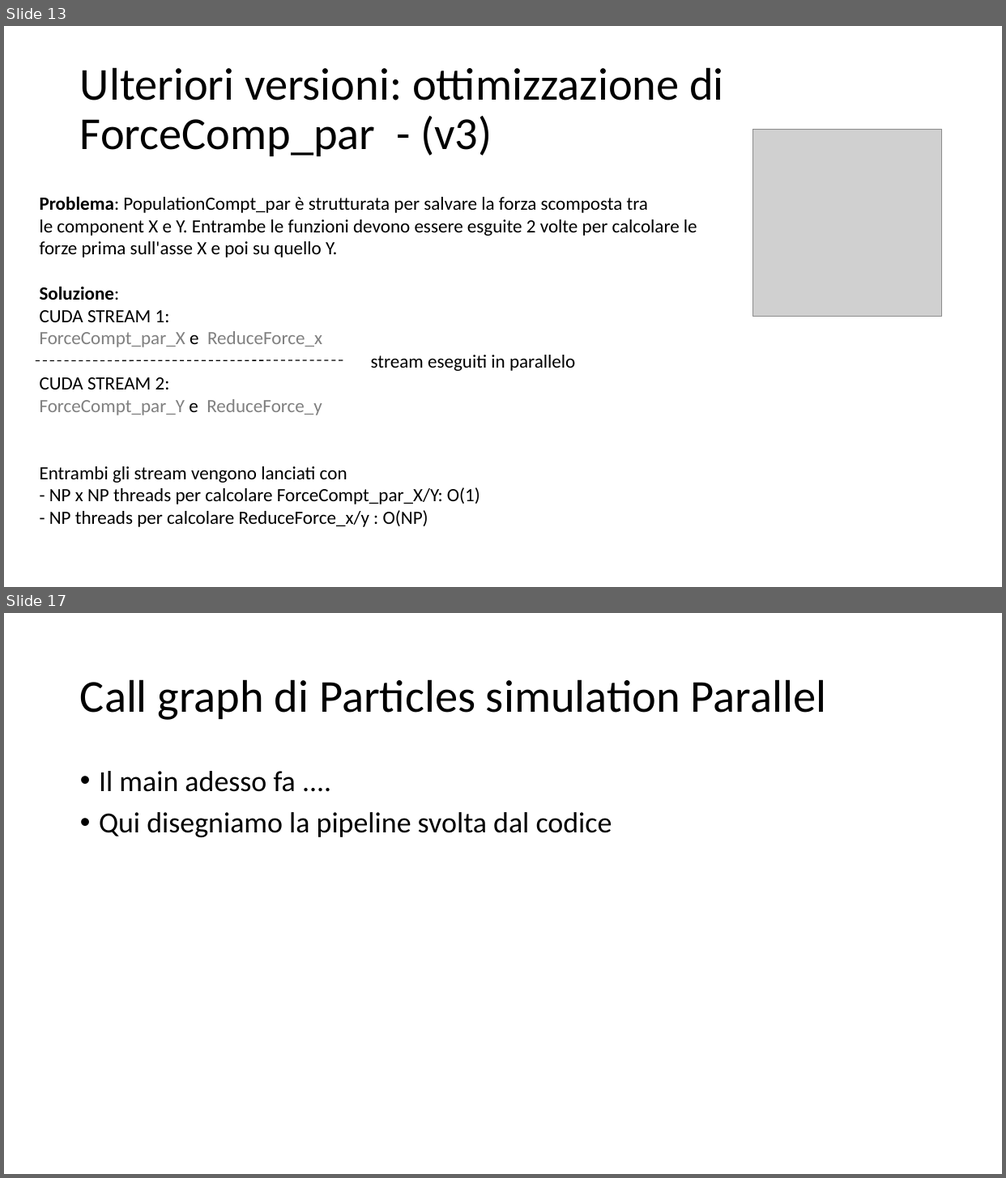
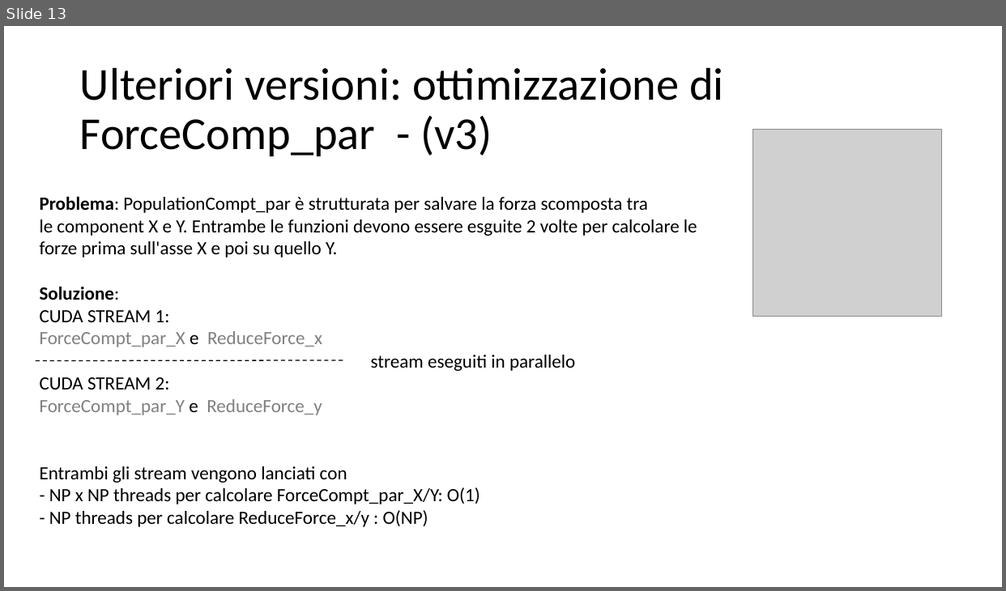
Before and after one commit to piepor/particles-simulation-parallel, a slide deck: presentazione/presentazione.pptx. Shown one above the other, each under a label of ours: slides 13 and 17 before the commit, slide 13 after it; the slides between them are not shown. The pictures are 1006x1178 and 1006x591 pixels, drawn with LibreOffice and Linux fonts; fonts in the diff are those of the drawing; grey boxes stand for pictures. Boxes give left, top, right and bottom in pixels: in the first picture for what was removed or moved away, otherwise in the second. Text is boxed around its words. In the diff, an @@ line names an element or a change of style, - is before the commit and + after.

```diff
--- a/presentazione/presentazione.pptx
+++ b/presentazione/presentazione.pptx
@@ slide 17 removed at bbox=[4, 613, 1002, 1174], background #FFFFFF @@
@@ title removed at bbox=[80, 679, 826, 720] @@
-Call graph di Particles simulation Parallel
@@ text removed at bbox=[99, 771, 612, 837] @@
-• Il main adesso fa ....
-• Qui disegniamo la pipeline svolta dal codice
```
Also in this commit, not shown: 7 slides changed, 2 slides added, 5 other slides removed, 1 other file.
